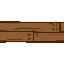
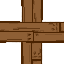
Layers edited between the first and the second 64×64 image:
added layer "horizontal" above "vertical" over [21, 21, 43, 43]
renamed "Hintergrund" to "vertical", painted on it over [21, 0, 43, 64]
